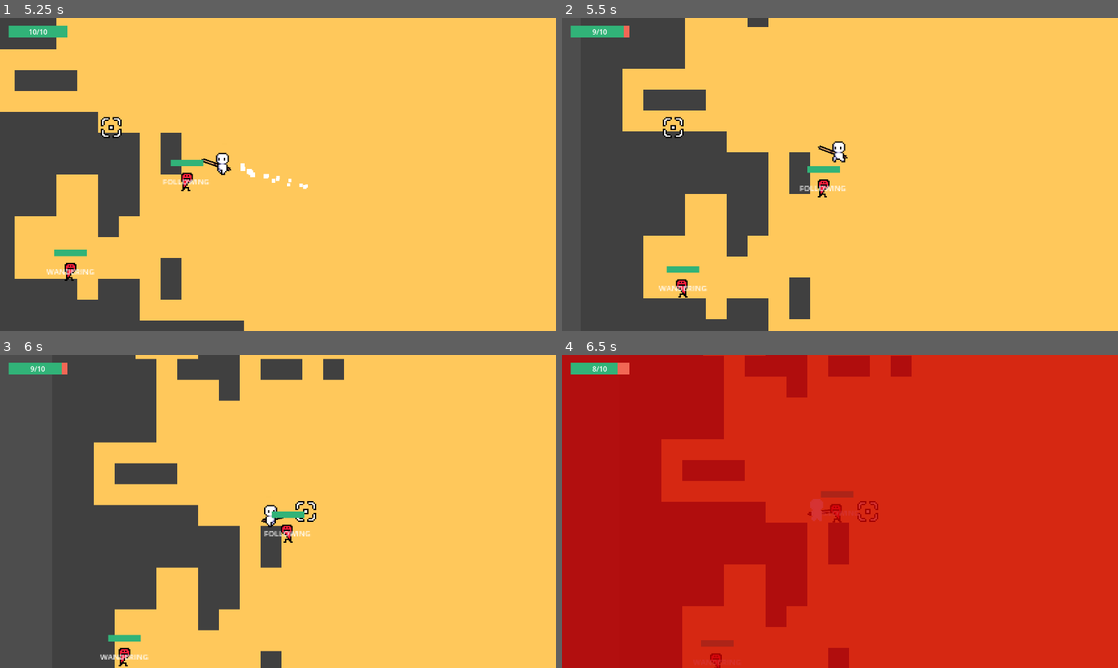
Above: before the commit, frames 1-4 (two rows, left to right).
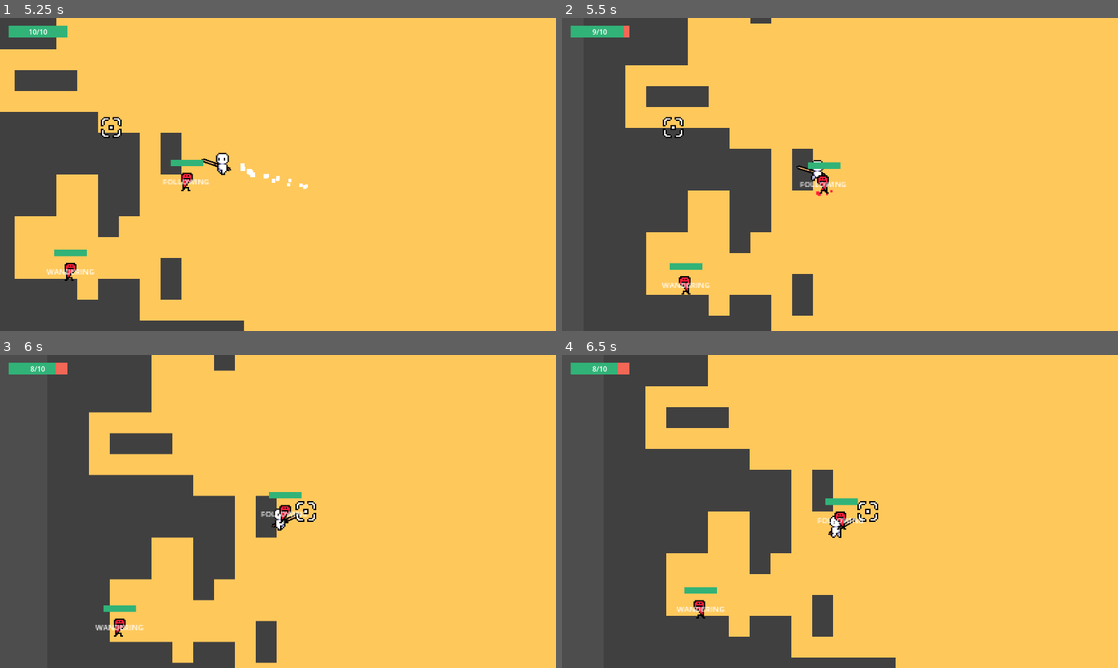
Above: after the commit, the same moments.

Repository: jelmersnippe/punching-game
Game: Godot game, scene res://main.tscn
The game is run twice, just before and just after one commit, with the same random seed, the same clock (stepped at 60 frames per second) and the same inputs.
Inputs (mouse positions are in pixels of both pictures, inside the frame that each line leads up to):
- Up to frame 1 (5.25 s): click "START" at 0.5 s; move the mouse to (400, 158) at 1.27 s; press the mouse at (400, 158) at 1.28 s; hold D (move_right) 1.28-2.03 s; move the mouse to (166, 190) at 2.02 s; release the mouse at (166, 190) at 2.03 s; hold S (move_down) 2.03-2.78 s; click (166, 190) at 2.1 s; move the mouse to (333, 105) at 2.77 s; press the mouse at (333, 105) at 2.78 s; hold D (move_right) 2.78-3.53 s; move the mouse to (250, 237) at 3.52 s; release the mouse at (250, 237) at 3.53 s; hold W (move_up) 3.53-4.28 s; click (250, 237) at 3.6 s; move the mouse to (444, 221) at 4.27 s; press the mouse at (444, 221) at 4.28 s; hold A (move_left) from 4.28 s (still down); move the mouse to (111, 127) at 5.02 s; release the mouse at (111, 127) at 5.03 s; click (111, 127) at 5.1 s
- Up to frame 2 (5.5 s): keep holding A (move_left)
- Up to frame 3 (6 s): move the mouse to (305, 511) at 5.77 s; release A (move_left) at 5.78 s; press the mouse at (305, 511) at 5.78 s; hold S (move_down) from 5.78 s (still down)
- Up to frame 4 (6.5 s): keep holding S (move_down)

Frame 1 is identical in both runs. In frame 2, 3.4% of the frame differs, in the area x 10-52%, y 0-100%; in frame 3, 13%; in frame 4, 100%, in the area x 0-100%, y 0-100%.

Commit message:
Change knockback to be sliding again and re-add sound effects to hurtbox

Diff:
--- a/enemy.tscn
+++ b/enemy.tscn
@@ -172,10 +172,12 @@
 position = Vector2(0.5, 1)
 shape = SubResource("RectangleShape2D_pdin5")
 
-[node name="HurtboxComponent" type="Area2D" parent="." node_paths=PackedStringArray("health_component")]
+[node name="HurtboxComponent" type="Area2D" parent="." node_paths=PackedStringArray("health_component", "hit_particles")]
 collision_layer = 8
 script = ExtResource("9_qos3h")
 health_component = NodePath("../HealthComponent")
+hit_sound = ExtResource("2_8myha")
+hit_particles = NodePath("../HitParticles")
 
 [node name="CollisionShape2D" type="CollisionShape2D" parent="HurtboxComponent"]
 position = Vector2(0, 1)
--- a/hurtbox_component.gd
+++ b/hurtbox_component.gd
@@ -2,6 +2,8 @@
 class_name HurtboxComponent
 
 @export var health_component: HealthComponent
+@export var hit_sound: AudioStream
+@export var hit_particles: CPUParticles2D
 
 signal hit_from(direction: Vector2)
 signal hit()
@@ -10,18 +12,19 @@
 	area_entered.connect(_on_area_entered)
 
 func _on_area_entered(area: Area2D) -> void:
-	print(get_parent().get_name() + " got hit by " + area.get_parent().get_name())
 	if not area is HitboxComponent:
-		print("not hitbox")
 		return
-
-	print("hitbox")
 
 	var hitbox = area as HitboxComponent
 	var direction = global_position.direction_to(area.global_position)
 	hit_from.emit(direction)
 	hit.emit()
 
+	SoundManager.play_sound(hit_sound, 0)
+
+	hit_particles.direction = direction
+	hit_particles.emitting = true
+
 	if health_component == null:
 		return
 
--- a/knockable_component.gd
+++ b/knockable_component.gd
@@ -4,6 +4,10 @@
 signal on_knocked_changed(is_knocked: bool)
 
 @export var velocity_component: VelocityComponent
+
+@export var knockback_recovery_speed: float = 5
+@export var knockback_velocity_distance_deadzone: float = 5
+
 
 var knocked_grace_time = 0.1
 var is_knocked = false:
@@ -15,7 +19,16 @@
 func _ready():
 	area_entered.connect(_on_area_entered)
 
-func knockback(impact_direction: Vector2, force: float, time: float) -> void:
+func _process(delta):
+	if not is_knocked:
+		return
+
+	velocity_component.velocity -= velocity_component.velocity.normalized() * knockback_recovery_speed
+
+	if velocity_component.velocity.length() < knockback_velocity_distance_deadzone:
+		is_knocked = false
+
+func knockback(impact_direction: Vector2, force: float) -> void:
 	if is_knocked:
 		return
 
@@ -25,9 +38,6 @@
 	var grace_timer = get_tree().create_timer(knocked_grace_time)
 	grace_timer.timeout.connect(func(): can_be_knocked = true)
 
-	var knockback_timer = get_tree().create_timer(time)
-	knockback_timer.timeout.connect(func(): is_knocked = false)
-
 	velocity_component.velocity = impact_direction.normalized() * force
 
 func _on_area_entered(area):
@@ -35,4 +45,4 @@
 		return
 
 	var knockback_component = area as KnockbackComponent
-	knockback(area.global_position.direction_to(global_position), knockback_component.knockback_force, knockback_component.knockback_time)
+	knockback(area.global_position.direction_to(global_position), knockback_component.knockback_force)
--- a/knockback_component.gd
+++ b/knockback_component.gd
@@ -2,4 +2,3 @@
 class_name KnockbackComponent
 
 @export var knockback_force = 200
-@export var knockback_time = 0.2
--- a/player.gd
+++ b/player.gd
@@ -26,6 +26,7 @@
 @export var remaining_punch_time: float = 0:
 	set(value):
 		remaining_punch_time = value
+		$RotationPoint/KnockbackComponent.knockback_force = (remaining_punch_time / PUNCH_TIME) * MAX_CHARGE
 		if remaining_punch_time <= 0:
 			_reset_hands()
 
@@ -137,9 +138,6 @@
 	var direction = (get_global_mouse_position() - global_position).normalized()
 	velocity_component.velocity = direction * MAX_CHARGE
 
-	$RotationPoint/KnockbackComponent.knockback_force = MAX_CHARGE
-	$RotationPoint/KnockbackComponent.knockback_time = remaining_punch_time
-
 	_set_release_hands()
 	$TrailingParticles.emitting = true
 	queue_redraw()
@@ -155,8 +153,6 @@
 	if charge_sound_player != null:
 		charge_sound_player.stop()
 
-@export var hit_sound: AudioStream
-
 func _on_knockable_component_on_knocked_changed(is_knocked):
 	if not is_knocked:
 		return
--- a/player.tscn
+++ b/player.tscn
@@ -13,6 +13,7 @@
 [ext_resource type="Script" path="res://hitbox_component.gd" id="9_gmd1v"]
 [ext_resource type="PackedScene" uid="uid://r7beqteaan1l" path="res://hit_flash_component.tscn" id="10_xt5ej"]
 [ext_resource type="PackedScene" uid="uid://cxqa47rbftsf4" path="res://knockable_component.tscn" id="11_rwtmh"]
+[ext_resource type="AudioStream" uid="uid://b4vt2efwa80k7" path="res://sounds/hitHurt.wav" id="12_h8uy1"]
 
 [sub_resource type="AtlasTexture" id="AtlasTexture_xx2q4"]
 atlas = ExtResource("4_butkp")
@@ -222,9 +223,11 @@
 [node name="VelocityComponent" type="Node" parent="."]
 script = ExtResource("9_ej2s8")
 
-[node name="HurtboxComponent" parent="." node_paths=PackedStringArray("health_component") instance=ExtResource("8_qqism")]
+[node name="HurtboxComponent" parent="." node_paths=PackedStringArray("health_component", "hit_particles") instance=ExtResource("8_qqism")]
 collision_mask = 8
 health_component = NodePath("../HealthComponent")
+hit_sound = ExtResource("12_h8uy1")
+hit_particles = NodePath("../HitParticles")
 
 [node name="CollisionShape2D" type="CollisionShape2D" parent="HurtboxComponent"]
 position = Vector2(0, 1)
@@ -233,6 +236,7 @@
 [node name="KnockableComponent" parent="." node_paths=PackedStringArray("velocity_component") instance=ExtResource("11_rwtmh")]
 collision_mask = 8
 velocity_component = NodePath("../VelocityComponent")
+knockback_recovery_speed = 50.0
 
 [node name="CollisionShape2D" type="CollisionShape2D" parent="KnockableComponent"]
 position = Vector2(0, 1)
@@ -242,5 +246,4 @@
 sprite = NodePath("../Sprite")
 
 [connection signal="hit" from="HurtboxComponent" to="HitFlashComponent" method="flash"]
-[connection signal="area_entered" from="KnockableComponent" to="KnockableComponent" method="_on_area_entered"]
 [connection signal="on_knocked_changed" from="KnockableComponent" to="." method="_on_knockable_component_on_knocked_changed"]
Not shown: 1 places in player.tscn that only renumber resources
